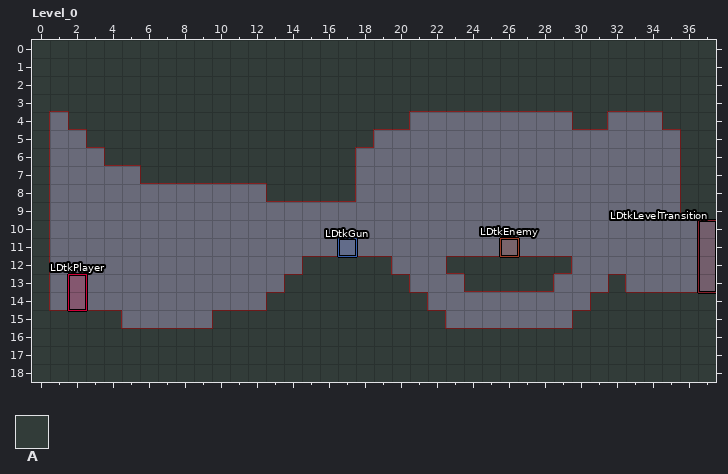
Level history. LDtk project: Content/World.ldtk. Above is the file before it was changed.
Cells are 32x32 px. Shown: Level_0 x 0..37, y 0..18.
Key: from "Collisions": A 1.
_ is an empty cell.
Objects are placed by their top-left corner, in cells (3,4 is the top-left corner of cell 3,4); size is 1x1 cell unless given.
Layer "Collisions" before, first column x 0:
 0 AAAAAAAAAAAAAAAAAAAAAAAAAAAAAAAAAAAAAA
 1 AAAAAAAAAAAAAAAAAAAAAAAAAAAAAAAAAAAAAA
 2 AAAAAAAAAAAAAAAAAAAAAAAAAAAAAAAAAAAAAA
 3 AAAAAAAAAAAAAAAAAAAAAAAAAAAAAAAAAAAAAA
 4 A_AAAAAAAAAAAAAAAAAAA_________AA___AAA
 5 A__AAAAAAAAAAAAAAAA_________________AA
 6 A___AAAAAAAAAAAAAA__________________AA
 7 A_____AAAAAAAAAAAA__________________AA
 8 A____________AAAAA__________________AA
 9 A___________________________________AA
10 A_____________________________________
11 A_____________________________________
12 A______________AAAAA___AAAAAAA________
13 A_____________AAAAAAA___AAAAA___A_____
14 A____________AAAAAAAAA_________AAAAAAA
15 AAAAA_____AAAAAAAAAAAAA_______AAAAAAAA
16 AAAAAAAAAAAAAAAAAAAAAAAAAAAAAAAAAAAAAA
17 AAAAAAAAAAAAAAAAAAAAAAAAAAAAAAAAAAAAAA
18 AAAAAAAAAAAAAAAAAAAAAAAAAAAAAAAAAAAAAA
Objects on layer "Entities" before:
"LDtkPlayer" rectangle at 2,13 size 1x2
"LDtkGun" rectangle at 17,11
"LDtkLevelTransition" rectangle at 37,10 size 1x4
"LDtkEnemy" rectangle at 26,11
Once edited:
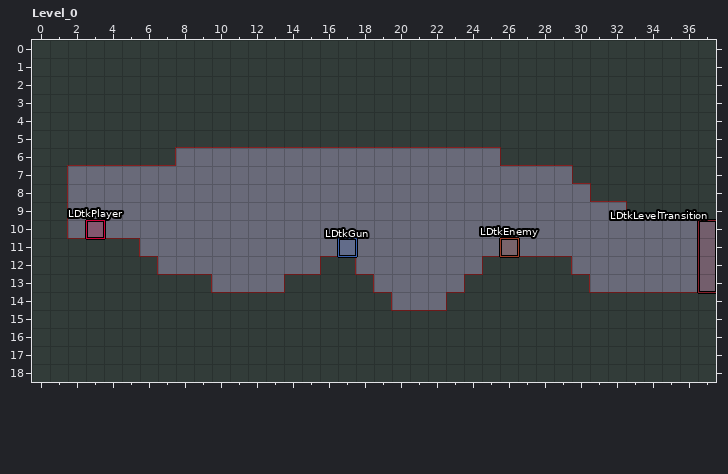
Author's note on the commit: successfully loaded level with collisions, work continues on player movement
Edits made:
Layer "Collisions":
y 4: x 1 _ -> A; x 21..29 _________ -> AAAAAAAAA; x 32..34 ___ -> AAA
y 5: x 1..2 __ -> AA; x 19..35 _________________ -> AAAAAAAAAAAAAAAAA
y 6: x 1..3 ___ -> AAA; x 8..17 AAAAAAAAAA -> __________; x 26..35 __________ -> AAAAAAAAAA
y 7: x 1 _ -> A; x 6..17 AAAAAAAAAAAA -> ____________; x 30..35 ______ -> AAAAAA
y 8: x 1 _ -> A; x 13..17 AAAAA -> _____; x 31..35 _____ -> AAAAA
y 9: x 1 _ -> A; x 33..35 ___ -> AAA
y 10: x 1 _ -> A
y 11: x 1..5 _____ -> AAAAA
y 12: x 1..6 ______ -> AAAAAA; x 15 A -> _; x 18..19 AA -> __; x 23..24 AA -> __
y 13: x 1..9 _________ -> AAAAAAAAA; x 19..20 AA -> __; x 29..30 __ -> AA; x 32 A -> _
y 14: x 1..12 ____________ -> AAAAAAAAAAAA; x 20..21 AA -> __; x 23..30 ________ -> AAAAAAAA
y 15: x 5..9 _____ -> AAAAA; x 23..29 _______ -> AAAAAAA
Layer "Entities":
changed: "LDtkPlayer" rectangle at 2,13 size 1x2 -> "LDtkPlayer" rectangle at 3,10
